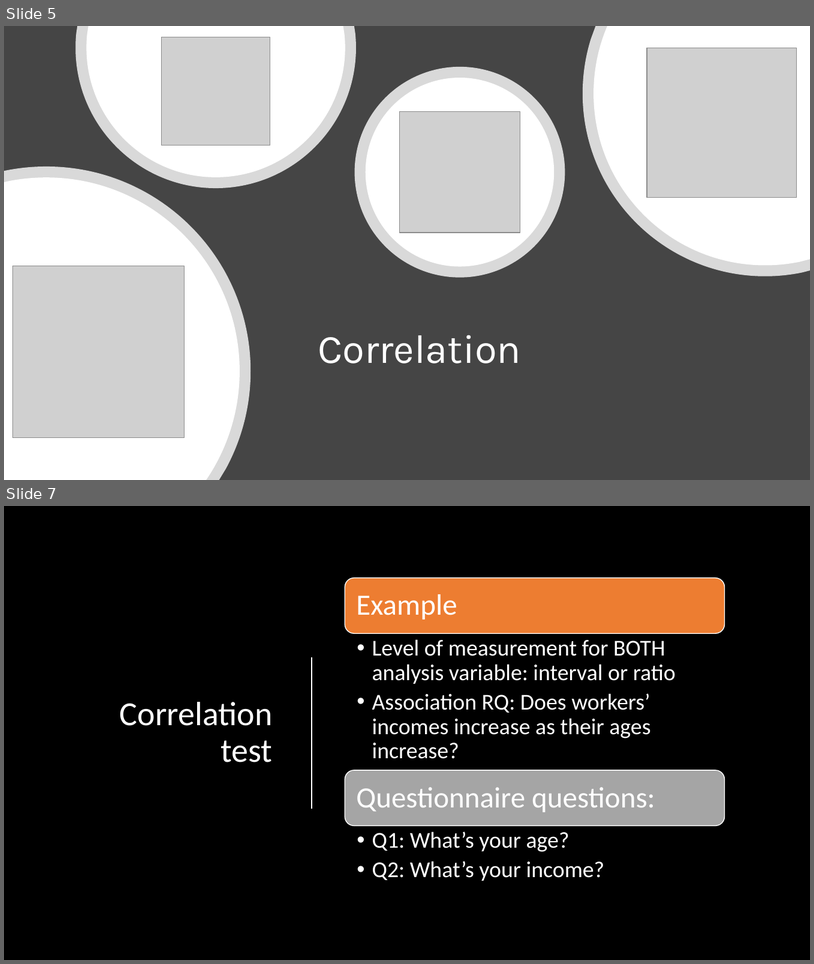
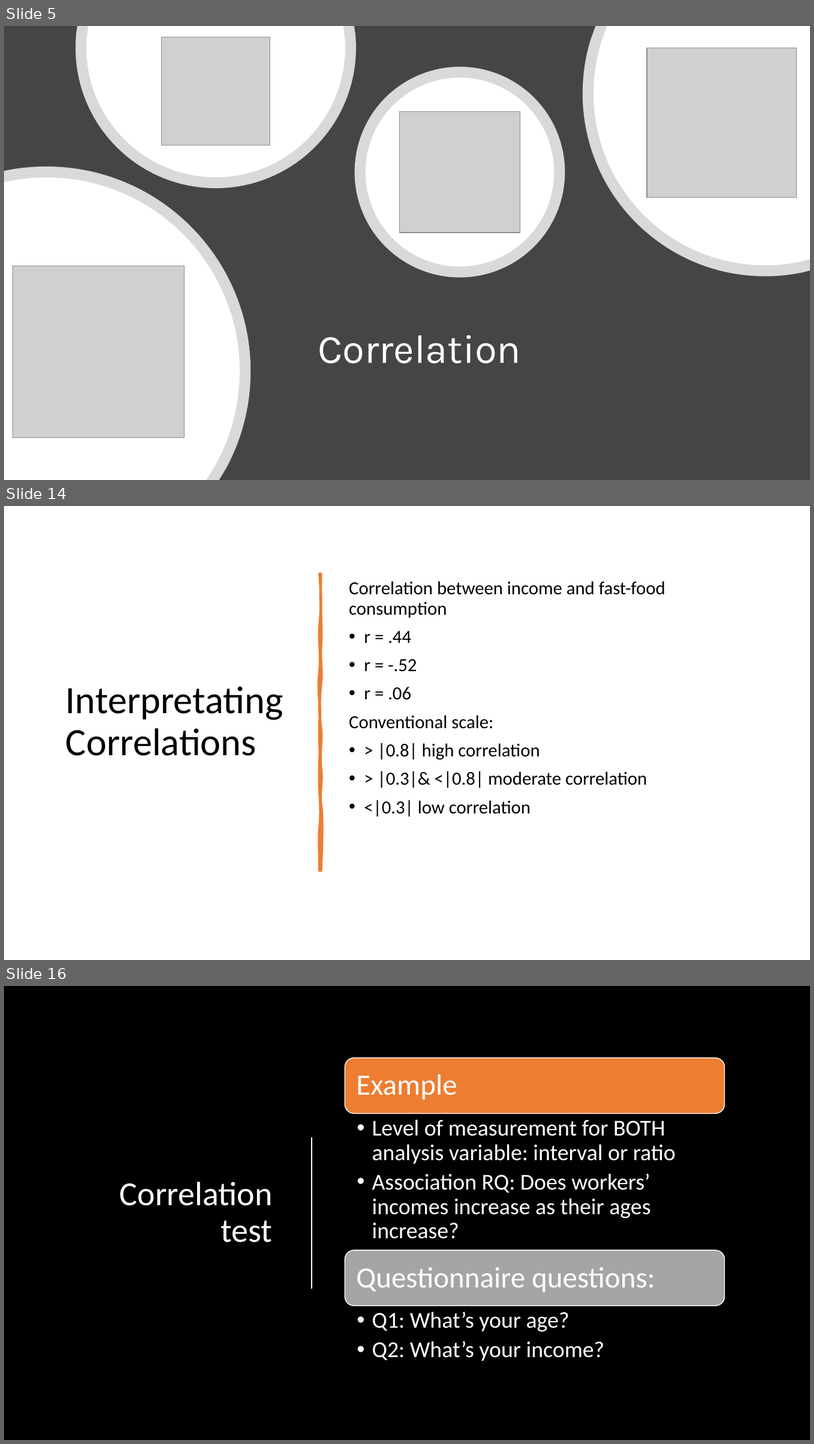
Before and after one commit to mikenguyen13/mar4050, a slide deck: lectures/11/1_Correlation.pptx. Shown one above the other, each under a label of ours: slides 5 and 7 before the commit, slides 5, 14 and 16 after it; the slides between them are not shown. The pictures are 814x964 and 814x1444 pixels, drawn with LibreOffice and Linux fonts; fonts in the diff are those of the drawing; grey boxes stand for pictures; background and template pictures are left out. Boxes give left, top, right and bottom in pixels: in the first picture for what was removed or moved away, otherwise in the second. Text is boxed around its words. In the diff, an @@ line names an element or a change of style, - is before the commit and + after.

```diff
--- a/lectures/11/1_Correlation.pptx
+++ b/lectures/11/1_Correlation.pptx
@@ slide 14 added at (4, 506, 810, 960), background #FFFFFF @@
@@ freeform shape added at (320, 574, 321, 870), fill #ED7D31, outline #ED7D31 3.25 pt @@
@@ text added at (349, 581, 666, 816), 22 pt, text #000000 @@
+Correlation between income and fast-food consumption
+• r = .44
+• r = -.52
+• r = .06
+Conventional scale:
+• > |0.8| high correlation
+• > |0.3|& <|0.8| moderate correlation
+• <|0.3| low correlation
@@ title added at (66, 686, 284, 756), 46 pt, text #000000 @@
+Interpretating Correlations
@@ what was slide 7 is now slide 16 @@
```
Also in this commit, not shown: 10 slides changed, 9 other slides added, 1 slide removed, 7 other files.
